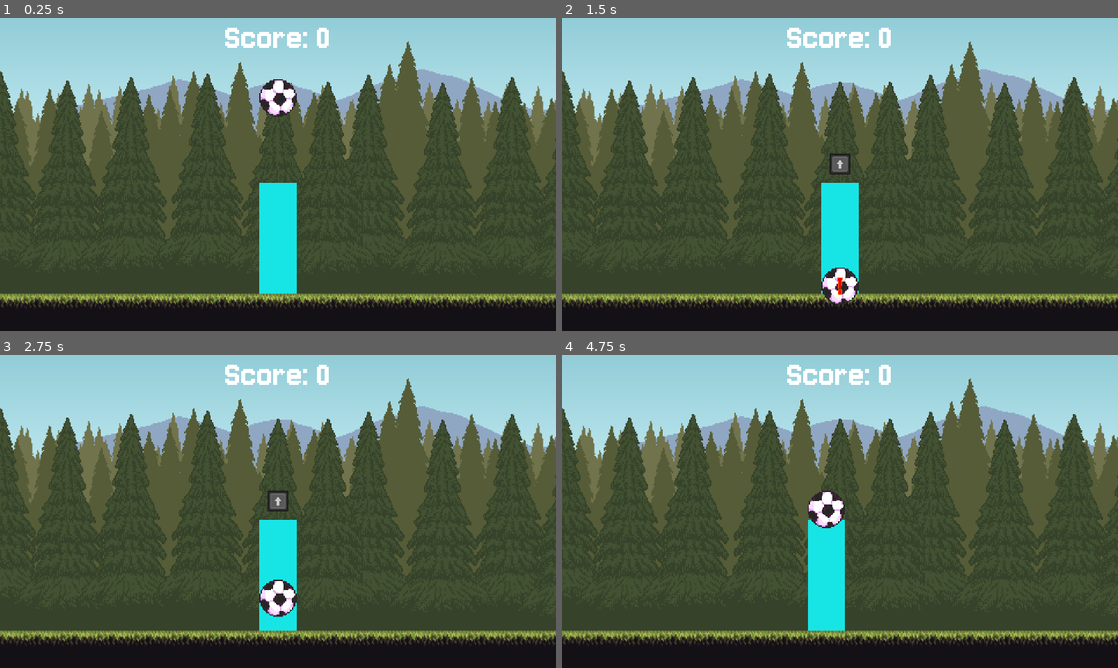
Above: before the commit, frames 1-4 (two rows, left to right).
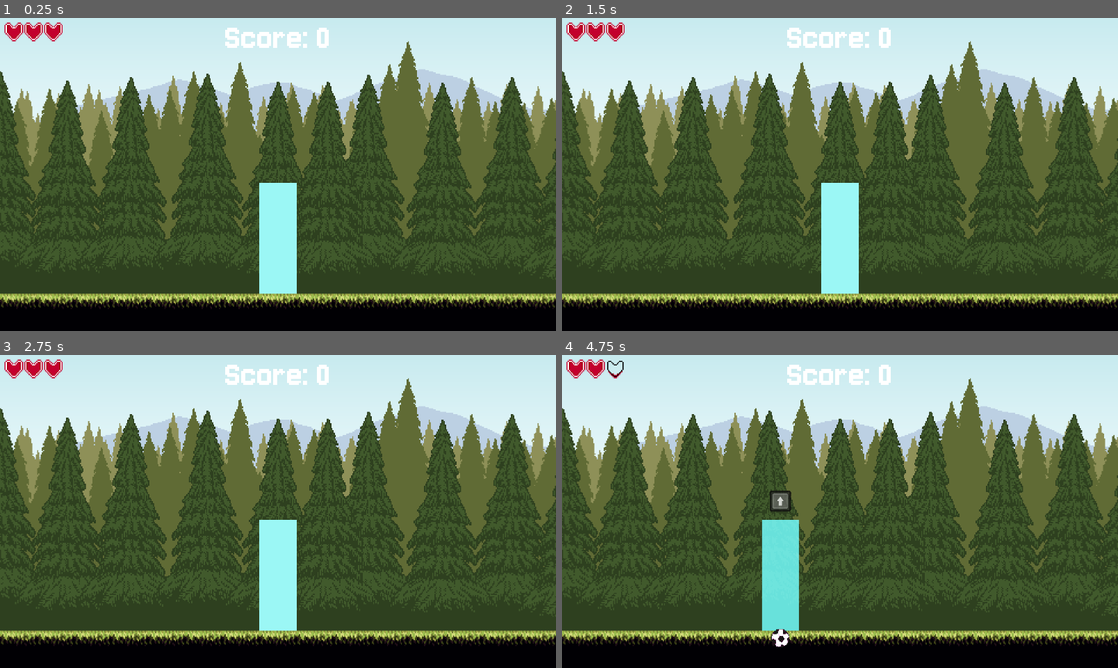
Above: after the commit, the same moments.

Repository: Slicer001/soccer-juggling
Game: Godot game, scene res://juggling_screen/juggling_screen.tscn
The game is run twice, just before and just after one commit, with the same random seed, the same clock (stepped at 60 frames per second) and the same inputs.
Inputs:
- Up to frame 1 (0.25 s): no input
- Up to frame 2 (1.5 s): hold Right (ui_right) 0.53-1.28 s; hold Left (ui_left) from 1.28 s (still down)
- Up to frame 3 (2.75 s): release Left (ui_left) at 2.03 s; hold Right (ui_right) from 2.03 s (still down)
- Up to frame 4 (4.75 s): release Right (ui_right) at 2.78 s; hold Up (ui_up) 2.78-3.53 s; hold Left (ui_left) from 3.53 s (still down)

The runs differ from the first frame. In frame 1, 31% of the frame differs, in the area x 0-100%, y 0-92%; in frame 2, 31%; in frame 3, 31%; in frame 4, 34%, in the area x 0-100%, y 0-94%.

Commit message:
added several ball types
and score keeping and some other stuff

Diff:
--- a/juggling_screen/ball.gd
+++ b/juggling_screen/ball.gd
@@ -8,7 +8,8 @@
 @onready var outline: Sprite2D = $Outline
 @onready var warning: Node2D = $Warning
 
-var remaining_strikes = 100
+var remaining_strikes := 1
+var score_value := 100
 
 var moving := true
 var velocity := Vector2.ZERO
@@ -20,12 +21,12 @@
 
 # Called every frame. 'delta' is the elapsed time since the previous frame.
 func _physics_process(delta: float) -> void:
-	var juggling_screen = self.get_parent().get_parent()
+	var juggling_2d = self.get_parent()
 	if moving:
 		#calculate velocity
-		velocity += GRAVITY * delta * juggling_screen.physics_speed
+		velocity += GRAVITY * delta * juggling_2d.physics_speed
 		#move down by that amount
-		self.position += velocity * juggling_screen.physics_speed
+		self.position += velocity * juggling_2d.physics_speed
 	#if falling quickly, show warning
 	if velocity.y > WARNING_THRESHOLD:
 		warning.show()
@@ -33,22 +34,56 @@
 		warning.hide()
 
 
-func strike(striking_force: float) -> void:
+func strike(player: Player, striking_force: float) -> void:
 	remaining_strikes -= 1
 	#how many times left to hit the ball before it is done
 	if remaining_strikes > 0:
 		moving = true
-		self.velocity = Vector2((randf()-0.5) * 2.0, striking_force * -1)
+		take_hit(player, striking_force)
 	if remaining_strikes <= 0:
+		#remove self from list
+		var juggling_2d = self.get_parent()
+		juggling_2d.balls.erase(self)
+		#remove ball from player
+		juggling_2d.player.focused_ball = null
 		#if on the left side of the screen, kick off to the left
 		if self.position.x < 1920 * 0.5:
 			self.velocity = Vector2(striking_force * -1, striking_force * -1)
 		else:
 			self.velocity = Vector2(striking_force, striking_force * -1)
+		#delete ball after 2 seconds (once it goes off screen)
+		var queue_free_tween = self.get_tree().create_tween()
+		queue_free_tween.tween_callback(self.queue_free).set_delay(2.0)
+		#update streak
+		juggling_2d.number_of_strikes += 1
+		juggling_2d.streak += 1
+		#update current score
+		var points = self.get_points(striking_force)
+		juggling_2d.increase_score(points)
+
+func take_hit(_player: Player, striking_force: float) -> void:
+	self.velocity = Vector2(0, striking_force * -1)
+
+func get_points(striking_force: float) -> int:
+	var accuracy = 1.0 - (abs(striking_force - 14.5) / 14.5)
+	#if close enough, give full score
+	if abs(accuracy - 1.0) < 0.05:
+		accuracy = 1.0
+	print(accuracy)
+	return int(accuracy * score_value)
 
 
 func _on_area_entered(area: Area2D) -> void:
 	if area.get_parent().name == "Ground":
+		#set current streak to 0
+		var juggling_2d = self.get_parent()
+		juggling_2d.damage_player()
+		#remove this ball from the equation
+		juggling_2d.balls.erase(self)
+		juggling_2d.player.focused_ball = null
+		var queue_free_tween = self.get_tree().create_tween()
+		queue_free_tween.tween_callback(self.queue_free).set_delay(2.0)
+		#bounce the ball
 		self.velocity *= -0.5
 		if self.velocity.length() <= 1.0:
 			self.velocity = Vector2.ZERO
--- a/juggling_screen/ball.tscn
+++ b/juggling_screen/ball.tscn
@@ -25,6 +25,7 @@
 texture = ExtResource("2_twdgk")
 
 [node name="Sprite2D" type="Sprite2D" parent="."]
+scale = Vector2(0.5, 0.5)
 texture = ExtResource("3_me22w")
 
 [node name="Warning" type="Node2D" parent="."]
--- /dev/null
+++ b/juggling_screen/ball_spawner.gd
@@ -0,0 +1,11 @@
+extends Node2D
+class_name BallSpawner
+
+var
+
+func _setup() -> void:
+
+
+# Called when the node enters the scene tree for the first time.
+func _ready() -> void:
+	pass # Replace with function body.
--- /dev/null
+++ b/juggling_screen/ball_spawner.tscn
@@ -0,0 +1,11 @@
+[gd_scene load_steps=3 format=3 uid="uid://d0o614tt0axj3"]
+
+[ext_resource type="Script" uid="uid://dnik8yp8sxxut" path="res://juggling_screen/ball_spawner.gd" id="1_34pmq"]
+[ext_resource type="Texture2D" uid="uid://dhpv5261mh3p5" path="res://sprites/balls/ball.png" id="2_xq6h0"]
+
+[node name="BallSpawner" type="Node2D"]
+script = ExtResource("1_34pmq")
+
+[node name="Sprite2D" type="Sprite2D" parent="."]
+scale = Vector2(0.5, 0.5)
+texture = ExtResource("2_xq6h0")
--- /dev/null
+++ b/juggling_screen/balls/basic_ball.tscn
@@ -0,0 +1,3 @@
+[gd_scene format=3 uid="uid://bp1yk0vlockd3"]
+
+[node name="BasicBall" type="Node2D"]
--- /dev/null
+++ b/juggling_screen/balls/hard_ball.gd
@@ -0,0 +1,12 @@
+extends Ball
+class_name HardBall
+
+# Called when the node enters the scene tree for the first time.
+func _ready() -> void:
+	remaining_strikes = 2
+	score_value = 200
+
+
+# Called every frame. 'delta' is the elapsed time since the previous frame.
+func _process(_delta: float) -> void:
+	pass
--- /dev/null
+++ b/juggling_screen/balls/hard_ball.tscn
@@ -0,0 +1,11 @@
+[gd_scene load_steps=4 format=3 uid="uid://dyu8opqkhoqx0"]
+
+[ext_resource type="PackedScene" uid="uid://dbg6ayu22n5tt" path="res://juggling_screen/ball.tscn" id="1_7ho5a"]
+[ext_resource type="Script" uid="uid://2p3cvaoaq82d" path="res://juggling_screen/balls/hard_ball.gd" id="2_o6384"]
+[ext_resource type="Texture2D" uid="uid://papq420haaov" path="res://sprites/balls/ball_green.png" id="3_j8r4g"]
+
+[node name="HardBall" instance=ExtResource("1_7ho5a")]
+script = ExtResource("2_o6384")
+
+[node name="Sprite2D" parent="." index="2"]
+texture = ExtResource("3_j8r4g")
--- /dev/null
+++ b/juggling_screen/balls/teleport_ball.gd
@@ -0,0 +1,15 @@
+extends Ball
+class_name TeleportBall
+
+# Called when the node enters the scene tree for the first time.
+func _ready() -> void:
+	remaining_strikes = 3
+	score_value = 300
+
+
+func take_hit(player: Player, _striking_force: float) -> void:
+	#disconnect player
+	player.focused_ball = null
+	#teleport ball
+	self.velocity = Vector2.UP * 5
+	self.position = Vector2((1920 * 0.5)*randf() + 1920*0.25, 256.0)
--- /dev/null
+++ b/juggling_screen/balls/teleport_ball.tscn
@@ -0,0 +1,11 @@
+[gd_scene load_steps=4 format=3 uid="uid://bqqs4077a8wyd"]
+
+[ext_resource type="PackedScene" uid="uid://dbg6ayu22n5tt" path="res://juggling_screen/ball.tscn" id="1_37pus"]
+[ext_resource type="Script" uid="uid://ddonh34sge1yu" path="res://juggling_screen/balls/teleport_ball.gd" id="2_d3orm"]
+[ext_resource type="Texture2D" uid="uid://cnc80e3mb2l3o" path="res://sprites/balls/ball_teleport.png" id="3_1ej2q"]
+
+[node name="TeleportBall" instance=ExtResource("1_37pus")]
+script = ExtResource("2_d3orm")
+
+[node name="Sprite2D" parent="." index="2"]
+texture = ExtResource("3_1ej2q")
--- /dev/null
+++ b/juggling_screen/hud.gd
@@ -0,0 +1,26 @@
+extends Control
+class_name HUD
+
+const HEART_EMPTY = preload("uid://c8p21m7n1ohrc")
+
+@onready var score_label: Label = $Score
+@onready var hearts = [$HealthContainer/Heart1, $HealthContainer/Heart2, $HealthContainer/Heart3]
+
+var score_tween: Tween = null
+var score: int = 0 : set = set_score
+var target_score = 0
+
+var health := 3 : set = set_health
+
+func update_score(value: int) -> void:
+	#score = target_score
+	score_tween = get_tree().create_tween().set_ease(Tween.EASE_OUT).set_trans(Tween.TRANS_QUAD)
+	score_tween.tween_property(self, "score", value, 0.5)
+
+func set_score(value: int) -> void:
+	score = value
+	score_label.text = "Score: " + str(value)
+
+func set_health(value: int) -> void:
+	health = value
+	hearts[health].texture = HEART_EMPTY
--- a/juggling_screen/juggling_2d.gd
+++ b/juggling_screen/juggling_2d.gd
@@ -1,36 +1,104 @@
 extends Node2D
 
 const BALL = preload("uid://dbg6ayu22n5tt")
+const HARD_BALL = preload("uid://dyu8opqkhoqx0")
+const TELEPORT_BALL = preload("uid://bqqs4077a8wyd")
+
+
+@onready var hud: HUD = $"../HUD"
+@onready var player: Player = $Player
+
+var score := 0 : set = set_score
+
+var physics_speed := 1.0
 
 var number_of_strikes := 0 : set = set_number_of_strikes
-@onready var balls := [$Ball]
+var streak := 0
+var balls := []
+
+var ball_timer_length := 3.0 #seconds between ball spawns
+var ball_timer: float = ball_timer_length
+
+func _ready() -> void:
+	start_game()
+
+func _physics_process(delta: float) -> void:
+	ball_timer -= delta * physics_speed
+	if ball_timer <= 0:
+		add_ball()
+		ball_timer = ball_timer_length * pow(0.95, streak)
+
+# Starts a game.
+func start_game() -> void:
+	ball_timer = ball_timer_length
 
 # Creates a new ball.
 func add_ball() -> void:
-	var new_ball = BALL.instantiate()
+	var ball_type = BALL
+	if randf() < 0.25:
+		ball_type = HARD_BALL
+	if randf() < 0.1:
+		ball_type = TELEPORT_BALL
+	var new_ball = ball_type.instantiate()
 	new_ball.position = Vector2((1920 * 0.5)*randf() + 1920*0.25, 256.0)
 	self.add_child(new_ball)
 	balls.append(new_ball)
+
+# Updates the score.
+func increase_score(points) -> void:
+	points *= streak #increase for current streak
+	points *= (3.0 / ball_timer_length) #increase for ball speed
+	#increase for player kick speed
+	score += int(points)
+
+# Gets called when a ball hits the ground.
+func damage_player() -> void:
+	#skip if invincible
+	if player.invincible:
+		return
+	#reset streak
+	streak = 0
+	#take damage
+	hud.health -= 1
+	#set invincible
+	player.invincible = true
+	#reset all ball drop speeds
+	for ball: Ball in balls:
+		ball.velocity = Vector2.UP * 5
+	#if health below zero, die
+	if hud.health <= 0:
+		#run death screen
+		pass
 
 func set_number_of_strikes(value: int) -> void:
 	number_of_strikes = value
 	if number_of_strikes % 10 == 0:
 		add_ball()
 
-func get_next_ball_right(focused_ball: Ball) -> Ball:
+func get_next_ball_right(current_position: Vector2) -> Ball:
 	var result = null
+	print(balls)
 	for ball in balls:
-		if ball.global_position.x > focused_ball.global_position.x:
+		if ball.global_position.x > current_position.x:
 			if result and ball.global_position.x > result.global_position.x:
 				continue
 			result = ball
-	return result if result else focused_ball
+	return result if result else null
 
-func get_next_ball_left(focused_ball: Ball) -> Ball:
+func get_next_ball_left(current_position: Vector2) -> Ball:
 	var result = null
+	print(balls)
 	for ball in balls:
-		if ball.global_position.x < focused_ball.global_position.x:
+		if ball.global_position.x < current_position.x:
 			if result and ball.global_position.x < result.global_position.x:
 				continue
 			result = ball
-	return result if result else focused_ball
+	return result if result else null
+
+func set_physics_speed(value: float) -> void:
+	var tween = self.create_tween().set_ease(Tween.EASE_OUT).set_trans(Tween.TRANS_QUAD)
+	tween.tween_property(self, "physics_speed", value, 0.25)
+
+func set_score(value: int) -> void:
+	score = value
+	hud.update_score(score)
--- a/juggling_screen/juggling_screen.gd
+++ b/juggling_screen/juggling_screen.gd
@@ -1,8 +1,2 @@
 extends Node
 class_name JugglingScreen
-
-var physics_speed = 1.0
-
-func set_physics_speed(value: float) -> void:
-	var tween = self.create_tween().set_ease(Tween.EASE_OUT).set_trans(Tween.TRANS_QUAD)
-	tween.tween_property(self, "physics_speed", value, 0.25)
--- a/juggling_screen/juggling_screen.tscn
+++ b/juggling_screen/juggling_screen.tscn
@@ -15,13 +15,21 @@
 [ext_resource type="Texture2D" uid="uid://do0frxhxw2e1c" path="res://sprites/stirke_bar.png" id="10_m4th5"]
 [ext_resource type="Texture2D" uid="uid://bxt5d6ehypdfp" path="res://sprites/strike_marker.png" id="11_u0x2w"]
 [ext_resource type="Texture2D" uid="uid://djwkestb1fkoo" path="res://sprites/ui/Arrow_Up_Key_Dark.png" id="14_lukk6"]
-[ext_resource type="PackedScene" uid="uid://dbg6ayu22n5tt" path="res://juggling_screen/ball.tscn" id="14_vqhe1"]
+[ext_resource type="Script" uid="uid://dwons01prkgdm" path="res://juggling_screen/hud.gd" id="16_vqhe1"]
+[ext_resource type="Texture2D" uid="uid://bknck7l6ciwpb" path="res://sprites/ui/heart.png" id="17_lukk6"]
 
 [sub_resource type="RectangleShape2D" id="RectangleShape2D_sy3ef"]
 size = Vector2(480, 32)
 
 [sub_resource type="RectangleShape2D" id="RectangleShape2D_wmf2d"]
 size = Vector2(32, 96)
+
+[sub_resource type="Environment" id="Environment_vqhe1"]
+background_mode = 3
+tonemap_mode = 3
+tonemap_exposure = 0.8
+glow_enabled = true
+adjustment_enabled = true
 
 [sub_resource type="Theme" id="Theme_fd8gr"]
 default_font = ExtResource("1_csx3m")
@@ -101,13 +109,14 @@
 scale = Vector2(0.25, 0.25)
 texture = ExtResource("14_lukk6")
 
-[node name="Ball" parent="Juggling2D" instance=ExtResource("14_vqhe1")]
-position = Vector2(960, 256)
-
 [node name="Camera2D" type="Camera2D" parent="Juggling2D"]
 anchor_mode = 0
 
+[node name="WorldEnvironment" type="WorldEnvironment" parent="Juggling2D"]
+environment = SubResource("Environment_vqhe1")
+
 [node name="HUD" type="Control" parent="."]
+texture_filter = 1
 layout_mode = 3
 anchors_preset = 15
 anchor_right = 1.0
@@ -115,9 +124,9 @@
 grow_horizontal = 2
 grow_vertical = 2
 theme = SubResource("Theme_fd8gr")
+script = ExtResource("16_vqhe1")
 
 [node name="Score" type="Label" parent="HUD"]
-texture_filter = 1
 layout_mode = 1
 anchors_preset = 5
 anchor_left = 0.5
@@ -128,5 +137,27 @@
 grow_horizontal = 2
 text = "Score: 0"
 
+[node name="HealthContainer" type="HBoxContainer" parent="HUD"]
+layout_mode = 0
+offset_left = 16.0
+offset_top = 16.0
+offset_right = 120.0
+offset_bottom = 48.0
+
+[node name="Heart1" type="TextureRect" parent="HUD/HealthContainer"]
+custom_minimum_size = Vector2(64, 64)
+layout_mode = 2
+texture = ExtResource("17_lukk6")
+
+[node name="Heart2" type="TextureRect" parent="HUD/HealthContainer"]
+custom_minimum_size = Vector2(64, 64)
+layout_mode = 2
+texture = ExtResource("17_lukk6")
+
+[node name="Heart3" type="TextureRect" parent="HUD/HealthContainer"]
+custom_minimum_size = Vector2(64, 64)
+layout_mode = 2
+texture = ExtResource("17_lukk6")
+
 [connection signal="area_entered" from="Juggling2D/Player/Area2D" to="Juggling2D/Player" method="_on_area_entered"]
 [connection signal="area_exited" from="Juggling2D/Player/Area2D" to="Juggling2D/Player" method="_on_area_2d_area_exited"]
--- a/juggling_screen/player.gd
+++ b/juggling_screen/player.gd
@@ -10,13 +10,18 @@
 @onready var strike_hint: Sprite2D = $StrikeHint
 
 
-const STRIKE_TIME := 2.0
+const STRIKE_TIME := 1.0
 const STRIKE_BAR_SIZE := 29
+const INVINCIBILITY_TIME := 1.0
 
-@onready var focused_ball: Ball = $"../Ball" : set = set_focused_ball
+var focused_ball: Ball = null : set = set_focused_ball
 var striking_tween: Tween = null
 var striking := false
 var power := 1
+
+var invincible := false : set = set_invincible
+var invincible_timer := 0.0
+var low_alpha := false
 
 # Called when the node enters the scene tree for the first time.
 func _ready() -> void:
@@ -24,34 +29,41 @@
 
 
 # Called every frame. 'delta' is the elapsed time since the previous frame.
-func _physics_process(_delta: float) -> void:
+func _physics_process(delta: float) -> void:
+	#snap to ball if focused
 	if focused_ball:
 		self.global_position.x = focused_ball.global_position.x
-	else:
-		#reset to base position
-		#self.global_position.x =
-		pass
+	#blink if invincible
+	if invincible:
+		invincible_timer -= delta
+		if invincible_timer <= 0.0:
+			low_alpha = not low_alpha
+			self.modulate = Color(1, 1, 1, 0.25) if low_alpha else Color(1, 1, 1, 0.75)
+			invincible_timer = 0.1
 
 func _input(event: InputEvent) -> void:
 	var juggling_2d = self.get_parent()
 	#switching focused balls
-	if event.is_action_pressed("ui_left"):
-		focused_ball = juggling_2d.get_next_ball_left(focused_ball)
-	if event.is_action_pressed("ui_right"):
-		focused_ball = juggling_2d.get_next_ball_right(focused_ball)
+	if event.is_action_pressed("ui_left") and not striking:
+		var next_ball = juggling_2d.get_next_ball_left(self.global_position)
+		focused_ball = next_ball if next_ball else focused_ball
+	if event.is_action_pressed("ui_right") and not striking:
+		var next_ball = juggling_2d.get_next_ball_right(self.global_position)
+		focused_ball = next_ball if next_ball else focused_ball
 	#begin striking ball
-	if event.is_action_pressed("ui_up"):
+	if focused_ball and event.is_action_pressed("ui_up"):
 		if area_2d.overlaps_area(focused_ball.area_2d):
-			self.begin_strike()
+			#self.begin_strike()
+			self.auto_strike()
 	#activate strike
 	if event.is_action_released("ui_up"):
-		if striking:
+		if focused_ball and striking:
 			self.activate_strike()
 
 func begin_strike() -> void:
 	#slow down time
-	var juggling_screen = self.get_parent().get_parent()
-	juggling_screen.set_physics_speed(0.01)
+	var juggling_2d = self.get_parent()
+	juggling_2d.set_physics_speed(0.01)
 	#start striking
 	striking = true
 	strike_hint.hide()
@@ -70,27 +82,47 @@
 		striking_tween.kill()
 		striking_tween = null
 	#resume speed
-	var juggling_screen = self.get_parent().get_parent()
-	juggling_screen.set_physics_speed(1.0)
+	var juggling_2d = self.get_parent()
+	juggling_2d.set_physics_speed(1.0)
 	#hide strike
 	strike_qte.hide()
 	#see how good the strike was
 	var striking_force = (STRIKE_BAR_SIZE * 0.5 - strike_marker.position.y) * power
-	print(striking_force)
 	#use strike to determing force
-	focused_ball.strike(striking_force)
+	focused_ball.strike(self, striking_force)
 	#no longer striking
 	striking = false
 	#increase strike count
+	juggling_2d.number_of_strikes += 1
+
+func auto_strike() -> void:
+	#first, stop tween
+	if striking_tween:
+		striking_tween.kill()
+		striking_tween = null
+	#resume speed
 	var juggling_2d = self.get_parent()
+	juggling_2d.set_physics_speed(1.0)
+	#hide strike
+	strike_hint.hide()
+	strike_qte.hide()
+	#see how good the strike was
+	var striking_force = 14.5
+	#use strike to determing force
+	focused_ball.strike(self, striking_force)
+	#no longer striking
+	striking = false
+	#increase strike count
 	juggling_2d.number_of_strikes += 1
 
 
 
 func set_focused_ball(value: Ball) -> void:
-	focused_ball.outline.hide()
+	if focused_ball:
+		focused_ball.outline.hide()
 	focused_ball = value
-	focused_ball.outline.show()
+	if focused_ball:
+		focused_ball.outline.show()
 
 
 func _on_area_entered(area: Area2D) -> void:
@@ -100,3 +132,12 @@
 func _on_area_2d_area_exited(area: Area2D) -> void:
 	if area.get_parent() == focused_ball:
 		strike_hint.hide()
+
+func set_invincible(value: bool) -> void:
+	invincible = value
+	#reset invincibility in one seconds
+	if invincible:
+		var invincible_tween = get_tree().create_tween()
+		invincible_tween.tween_callback(self.set_invincible.bind(false)).set_delay(INVINCIBILITY_TIME)
+	else:
+		self.modulate = Color(1, 1, 1, 1)
Not shown, added: juggling_screen/ball_spawner.gd.uid
Not shown, added: juggling_screen/balls/hard_ball.gd.uid
Not shown, added: juggling_screen/balls/teleport_ball.gd.uid
Not shown, added: juggling_screen/hud.gd.uid
Not shown: 1 places in juggling_screen/juggling_screen.tscn that only renumber resources
Not shown, added: sprites/balls/ball_blue.png.import
Not shown, added: sprites/balls/ball_green.png.import
Not shown, added: sprites/balls/ball_pink.png.import
Not shown, added: sprites/balls/ball_teleport.png.import
Not shown, added: sprites/balls/ball_yellow.png.import
Not shown, added: sprites/ui/heart.png.import
Not shown, added: sprites/ui/heart_empty.png.import
(and 2 more such lines)
